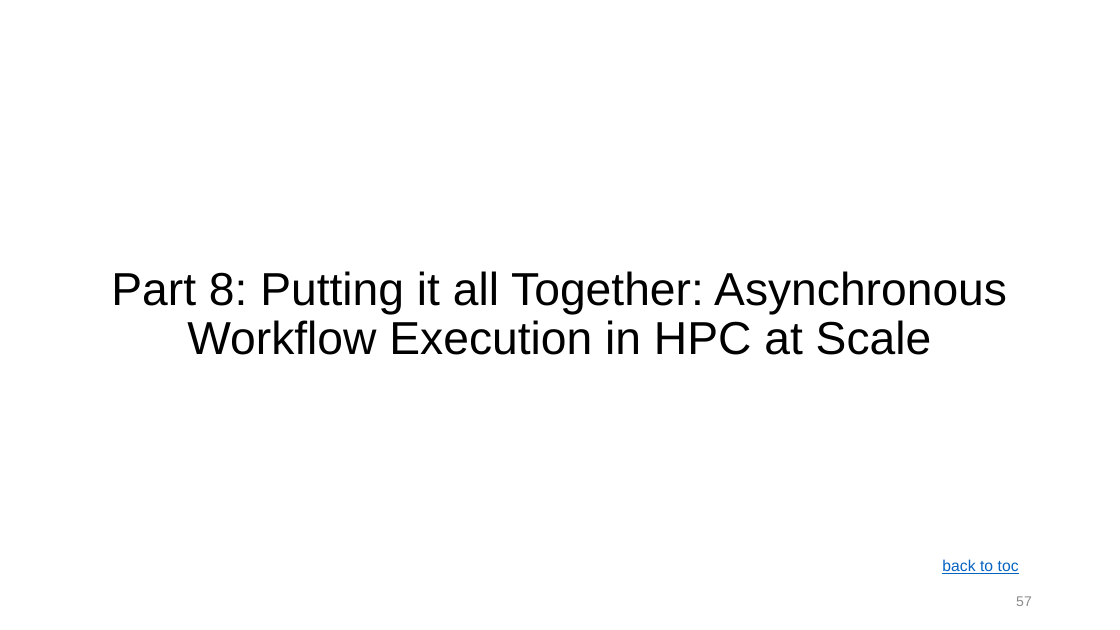
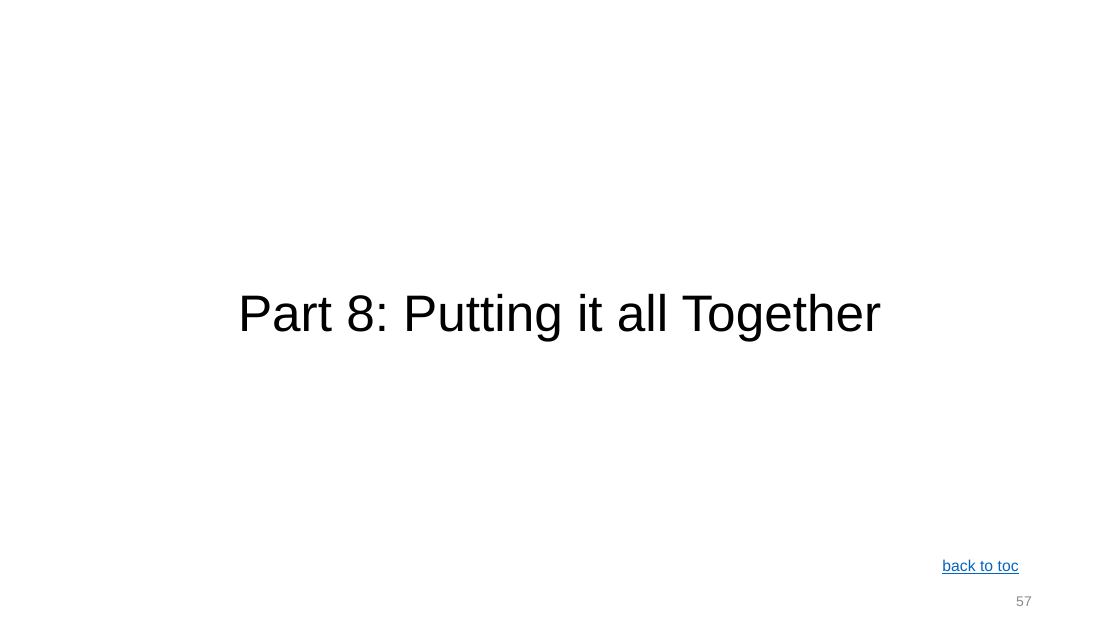
Before and after one commit to ketancmaheshwari/escience23tut, a slide deck: slide 57 of gnu-parallel-tutorial.pptx. Drawn at 1120x630 pixels with LibreOffice and Linux fonts; fonts in the diff are those of the drawing. Boxes give left, top, right and bottom in pixels: in the first picture for what was removed or moved away, otherwise in the second. Text is boxed around its words. In the diff, an @@ line names an element or a change of style, - is before the commit and + after.

```diff
--- a/gnu-parallel-tutorial.pptx
+++ b/gnu-parallel-tutorial.pptx
@@ title at (x1=238, y1=293, x2=882, y2=341): text changed; size 29.7 to 33 pt @@
-Part 8: Putting it all Together: Asynchronous Workflow Execution in HPC at Scale
+Part 8: Putting it all Together
```
Also in this commit, not shown: 10 other slides changed, 2 slides added, 1 other file.
